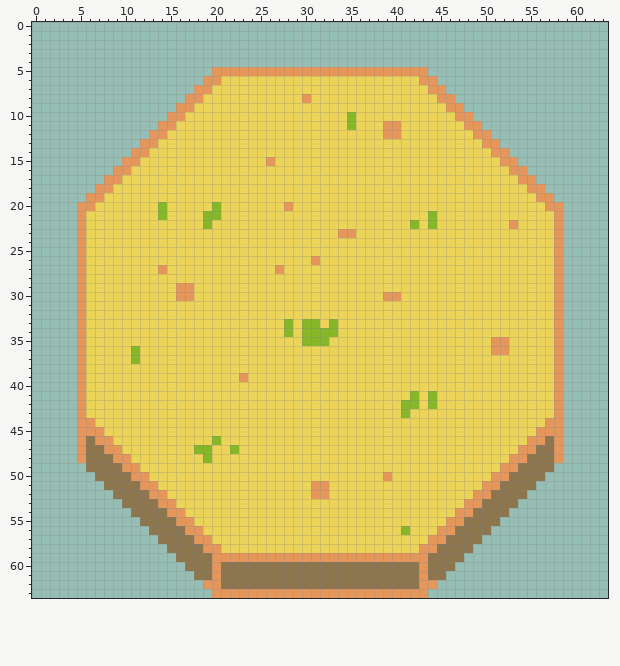
A pixel-art sprite gets an edit: public/assets/Tiles/Plains/Platform/sheet4.png. That is the earlier state.
The file is 64x64 pixels.
Once edited:
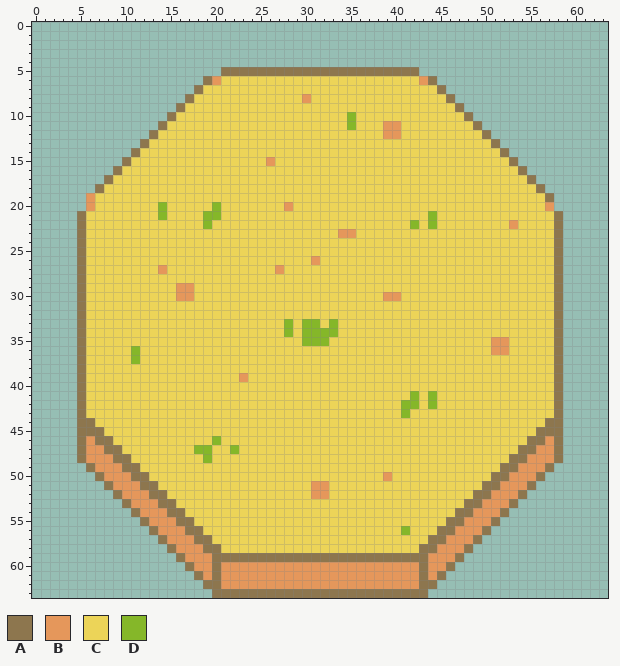
Palette (. is transparent): A #8d764e  B #e5975b  C #ecd458  D #85b729
Edits made:
Colour A replaces colour B in row 5 at x 21 to 42; in row 6 at x 19 and 44; in row 7 at x 18 and 45; in row 8 at x 17 and 46; in row 9 at x 16 and 47; in row 10 at x 15 and 48.
Colour A replaces colour B in row 11 at x 14 and 49; in row 12 at x 13 and 50; in row 13 at x 12 and 51; in row 14 at x 11 and 52; in row 15 at x 10 and 53; in row 16 at x 9 and 54.
Colour A replaces colour B in row 17 at x 8 and 55; in row 18 at x 7 and 56; in row 19 at x 57; in rows 21 to 43 at x 5 and 58; in row 44 at x 5 to 6 and 57 to 58; in row 45 at x 5 to 7 and 56 to 58.
Colour A replaces colour B in row 46 at x 5, 7 to 8, 55 to 56 and 58; in row 47 at x 5, 8 to 9, 54 to 55 and 58; in row 48 at x 5, 9 to 10, 53 to 54 and 58; in row 49 at x 10 to 11 and 52 to 53; in row 50 at x 11 to 12 and 51 to 52; in row 51 at x 12 to 13 and 50 to 51.
Colour A replaces colour B in row 52 at x 13 to 14 and 49 to 50; in row 53 at x 14 to 15 and 48 to 49; in row 54 at x 15 to 16 and 47 to 48; in row 55 at x 16 to 17 and 46 to 47; in row 56 at x 17 to 18 and 45 to 46; in row 57 at x 18 to 19 and 44 to 45.
Colour A replaces colour B in row 58 at x 19 to 20 and 43 to 44; in row 59 at x 20 to 43; in rows 60 to 61 at x 20 and 43; in row 62 at x 19 to 20 and 43 to 44; in row 63 at x 20 to 43.
Colour B replaces colour A in row 46 at x 6 and 57; in row 47 at x 6 to 7 and 56 to 57; in row 48 at x 6 to 8 and 55 to 57; in row 49 at x 7 to 9 and 54 to 56; in row 50 at x 8 to 10 and 53 to 55; in row 51 at x 9 to 11 and 52 to 54.
Colour B replaces colour A in row 52 at x 10 to 12 and 51 to 53; in row 53 at x 11 to 13 and 50 to 52; in row 54 at x 12 to 14 and 49 to 51; in row 55 at x 13 to 15 and 48 to 50; in row 56 at x 14 to 16 and 47 to 49; in row 57 at x 15 to 17 and 46 to 48.
Colour B replaces colour A in row 58 at x 16 to 18 and 45 to 47; in row 59 at x 17 to 19 and 44 to 46; in row 60 at x 18 to 19, 21 to 42 and 44 to 45; in row 61 at x 19, 21 to 42 and 44; in row 62 at x 21 to 42.
Colour C replaces colour B in row 7 at x 19 and 44; in row 8 at x 18 and 45; in row 9 at x 17 and 46; in row 10 at x 16 and 47; in row 11 at x 15 and 48; in row 12 at x 14 and 49.
Colour C replaces colour B in row 13 at x 13 and 50; in row 14 at x 12 and 51; in row 15 at x 11 and 52; in row 16 at x 10 and 53; in row 17 at x 9 and 54; in row 18 at x 8 and 55.
Colour C replaces colour B in row 19 at x 7 and 56.
The author cleared colour B in row 5 at x 20 and 43; in row 20 at x 5 and 58.
